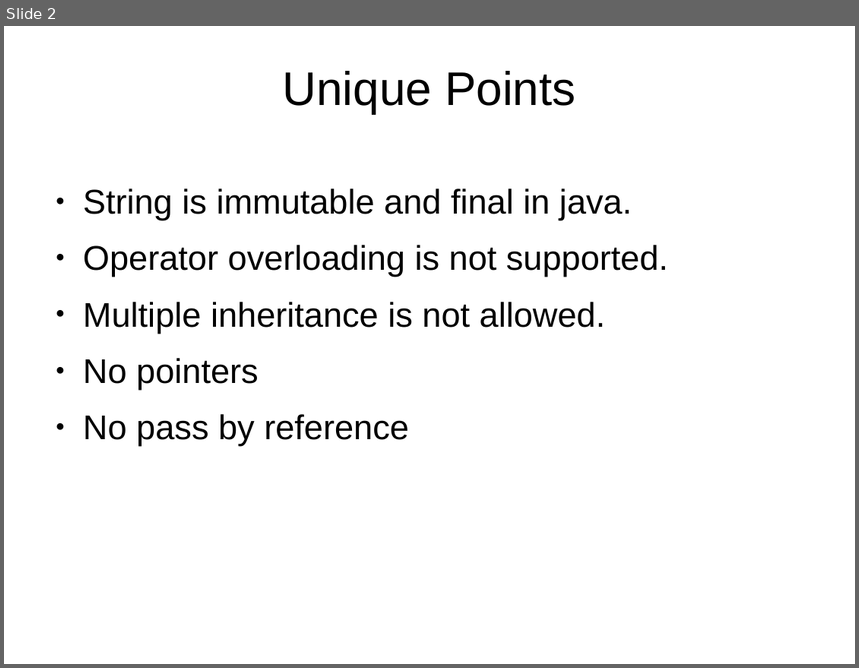
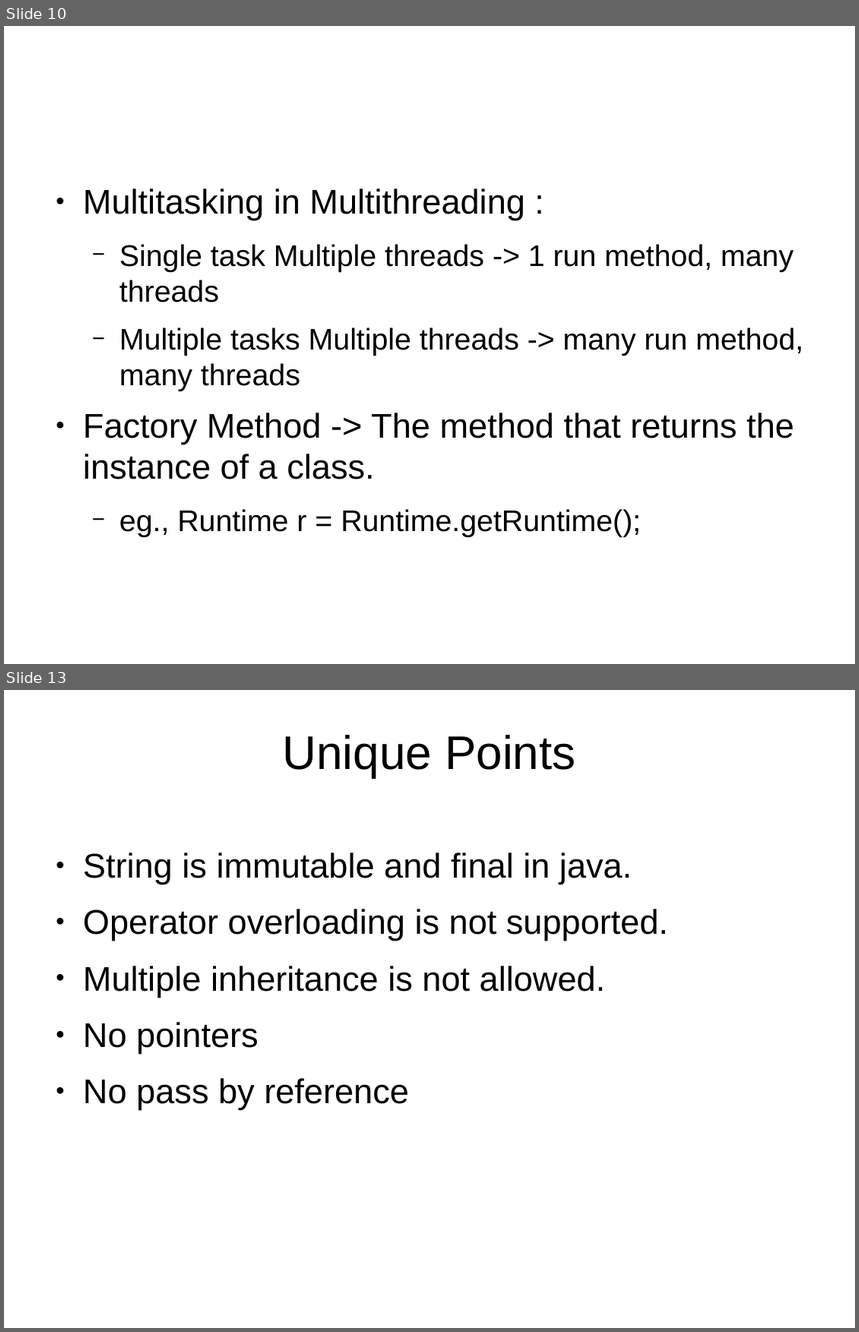
Before and after one commit to tanmayrajani/Internship_PreWork, a slide deck: Java/Java_Notes.odp. Shown one above the other, each under a label of ours: slide 2 before the commit, slides 10 and 13 after it; the slides between them are not shown. The pictures are 859x668 and 859x1332 pixels, drawn with LibreOffice and Linux fonts; fonts in the diff are those of the drawing; background and template pictures are left out. Boxes give left, top, right and bottom in pixels: in the first picture for what was removed or moved away, otherwise in the second. Text is boxed around its words. In the diff, an @@ line names an element or a change of style, - is before the commit and + after.

```diff
--- a/Java/Java_Notes.odp
+++ b/Java/Java_Notes.odp
@@ slide 10 added at [4,26,855,664], background picture (left out) @@
@@ text added at [83,189,804,537], 27.9 pt, text #000000 @@
+● Multitasking in Multithreading :
+  − Single task Multiple threads -> 1 run method, many threads
+  − Multiple tasks Multiple threads -> many run method, many threads
+● Factory Method -> The method that returns the instance of a class.
+  − eg., Runtime r = Runtime.getRuntime();
@@ what was slide 2 is now slide 13 @@
```
Also in this commit, not shown: 10 other slides added, 4 other files.
